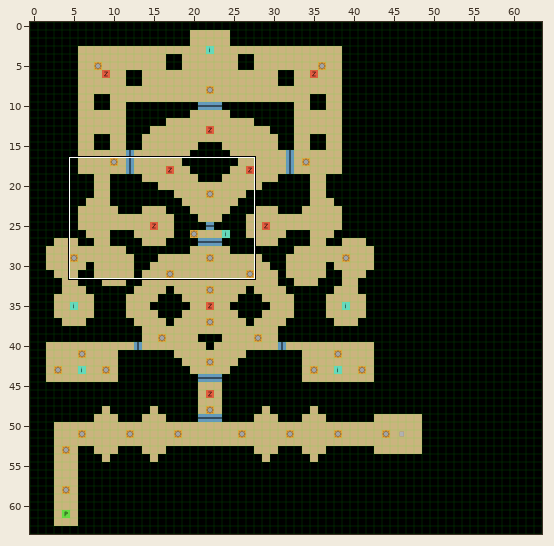
One commit to this Tiled map: assets-src/maps/chap2.tmx. Above: a wide view before the commit, with the close-up outlined.
Close-up. Before the edit:
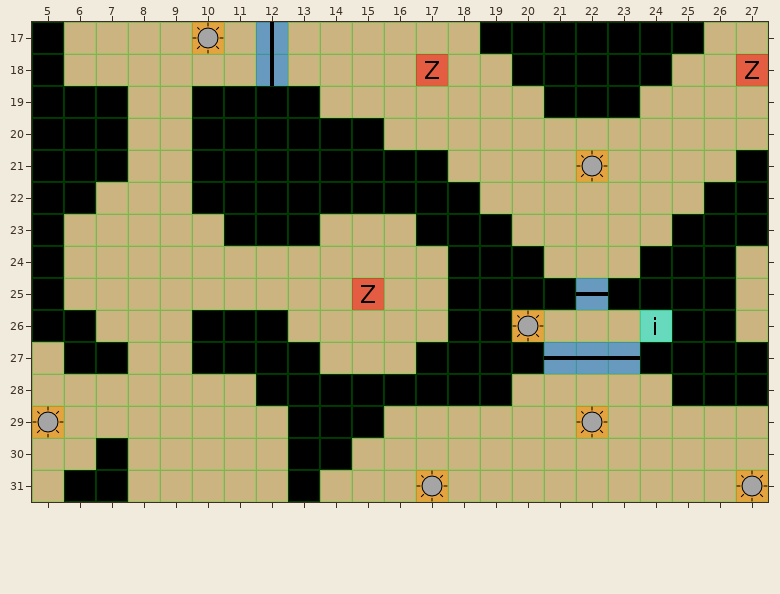
Cells are 32x32 px. Shown: x 5..27, y 17..31.
Once edited:
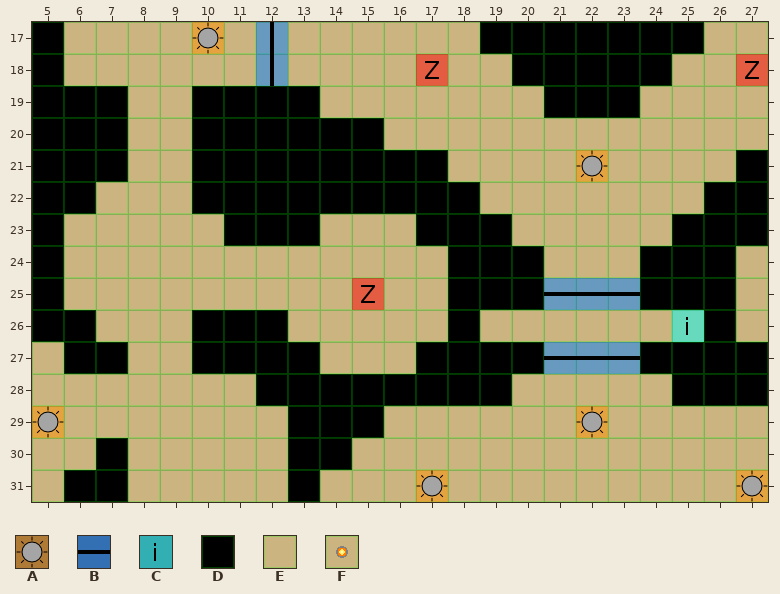
Key: from "items": A 0, B 3, C 5; from "terrain": D 0, E 1, F 8.
_ is an empty cell.
Objects are placed by their top-left corner, in cells (3,4 is the top-left corner of cell 3,4); size is 1x1 cell unless given.
Log entry: Final version (PS : dumb Firefox cache is dumb)
The exact change:
Layer "map":
The edit turns tile D into tile E in row 25 at x 21 and 23; in row 26 at x 19 and 25.
The edit turns tile F into tile E in row 26 at x 20.
Layer "lights":
Object A "Light" at 20,26 is removed.
Layer "doors":
A new object: B "HDoor" at 21,25.
A new object: B "HDoor" at 23,25.
Layer "items":
Object C "importantNote" at 24,26 becomes C "importantNote" at 25,26.
Pixel boxes of the changes (left, top, right, bottom) in both close-ups:
changed: (480, 278, 576, 342)
changed: (608, 278, 704, 342)
